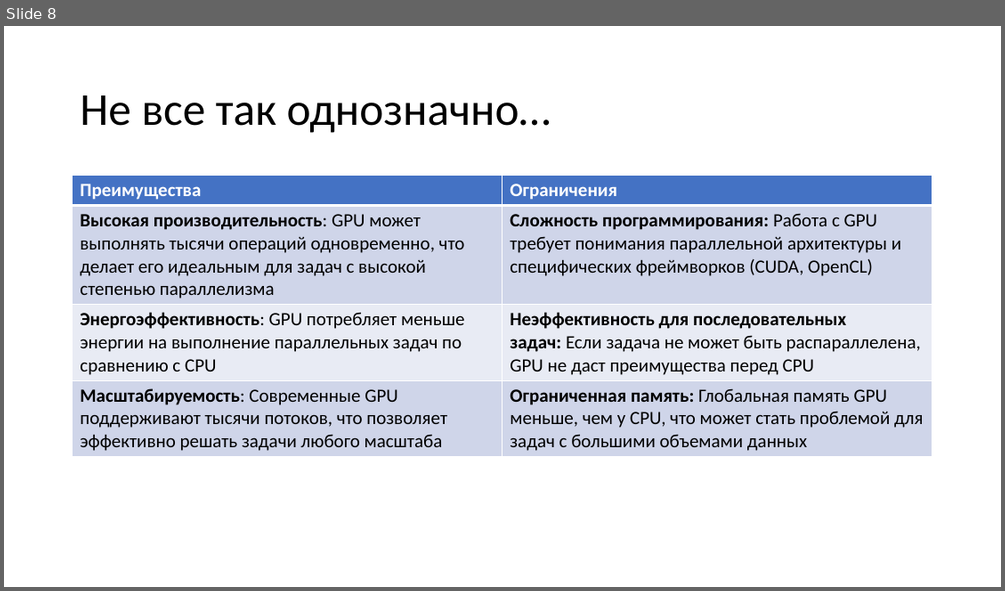
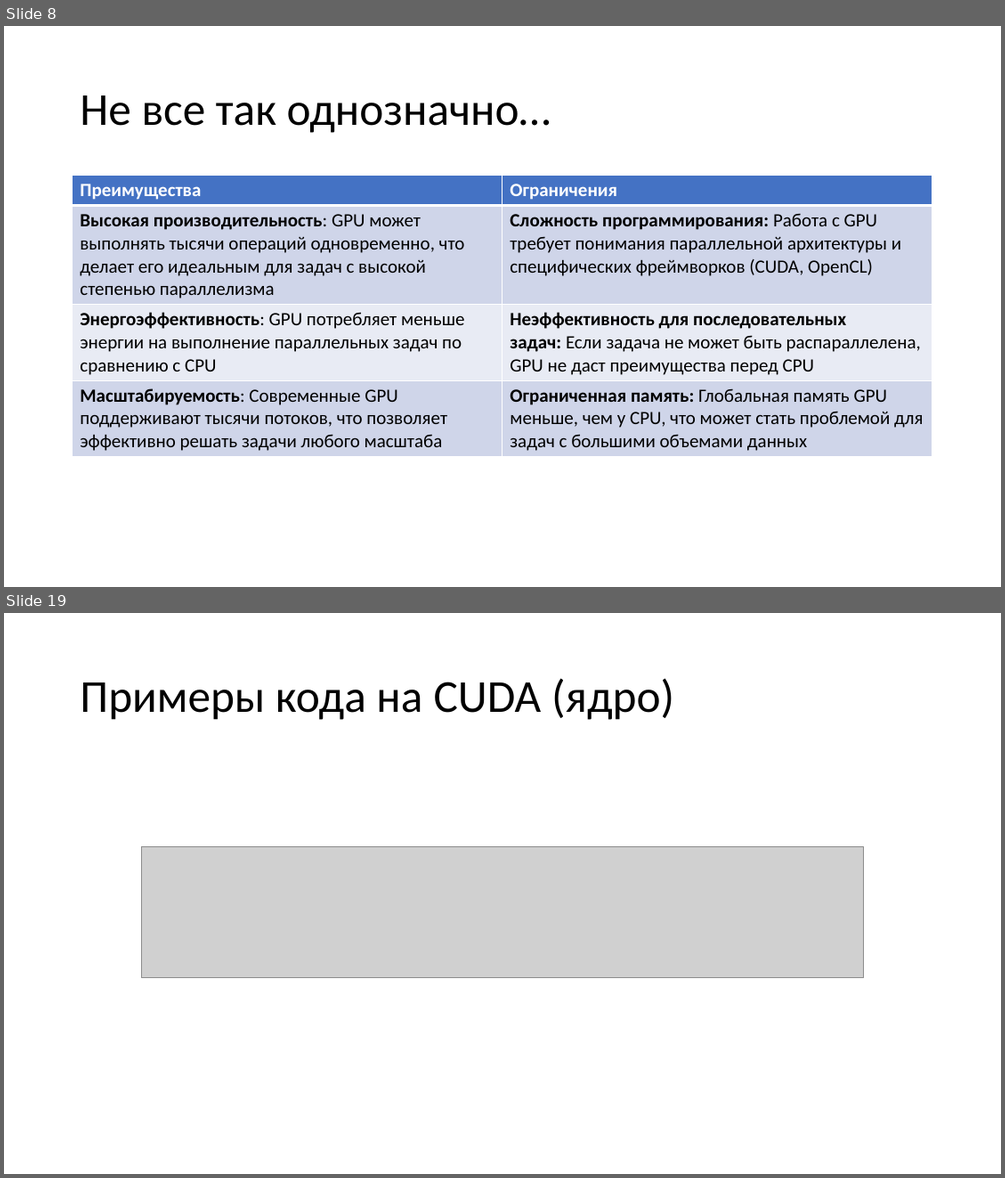
Before and after one commit to pezkov/gpu_course, a slide deck: presentations/Вычисления на GPU.pptx. Shown one above the other, each under a label of ours: slide 8 before the commit, slides 8 and 19 after it; the slides between them are not shown. The pictures are 1005x591 and 1005x1178 pixels, drawn with LibreOffice and Linux fonts; fonts in the diff are those of the drawing; grey boxes stand for pictures. Boxes give left, top, right and bottom in pixels: in the first picture for what was removed or moved away, otherwise in the second. Text is boxed around its words. In the diff, an @@ line names an element or a change of style, - is before the commit and + after.

Commit message:
upd pres: frameworks and code examples cuda + ocl

```diff
--- a/presentations/Вычисления на GPU.pptx
+++ b/presentations/Вычисления на GPU.pptx
@@ slide 19 added at [4,613,1001,1174], background #FFFFFF @@
@@ title added at [80,678,674,720], 44 pt, text #000000 @@
+Примеры кода на CUDA (ядро)
@@ picture added at [142,846,863,978] @@
```
Also in this commit, not shown: 1 slide changed, 12 other slides added, 3 other files.
